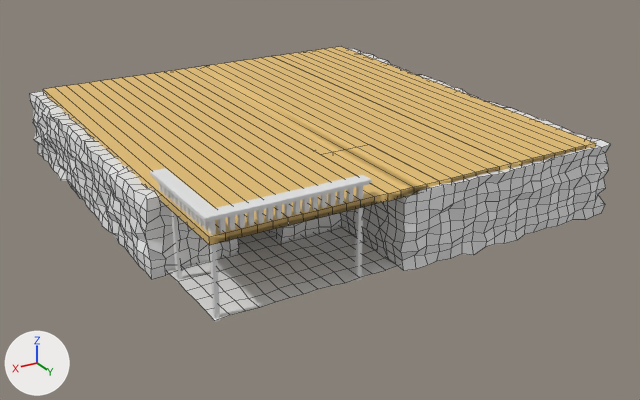
The FBX model Assets/Models/Basement.fbx, before and after one commit.
One viewpoint serves both versions: a 50 mm camera at (14.0, 37.5, 10.6) aimed at (-1.7, 11.3, -2.5). The lights are fixed; the arrows at lower left show +X, +Y and +Z. Mesh edges are drawn as thin lines on the coarser meshes. Where no turn or scale is listed for an object, it has been applied to the vertices.

The first picture shows 'Cube', 'Stairs.001', 'UpperFloor.001', 'UpperFloor.003'.
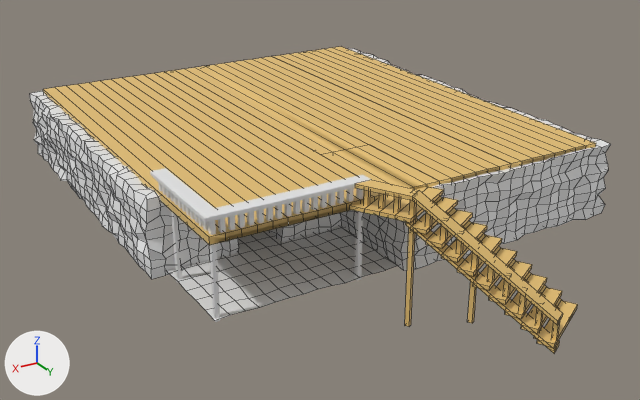
Changed parts and their boxes [x1, y1, x2, y2] in the pictures (640 x 400 px):
'Ulkoportaat', added (orange): after [350, 180, 578, 353]

What the commit changed:
Mesh me_cube_010 is new.
It has 236 vertices, 152 faces and spans x -2.13..3.31, y 13.15..20.05, z 0.49..4.95.
It uses material mat_lattiakatto (orange #e7c173).
Object 'Ulkoportaat' (ob_ulkoportaat) is new; it shows me_cube_010.
Its location is (-2.59, 2.6, -4.25).
